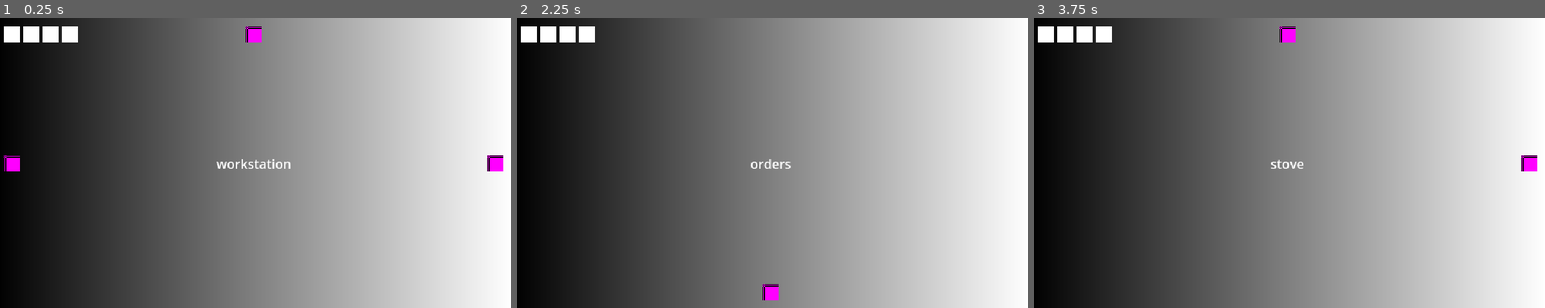
Above: before the commit, frames 1-3 (left to right).
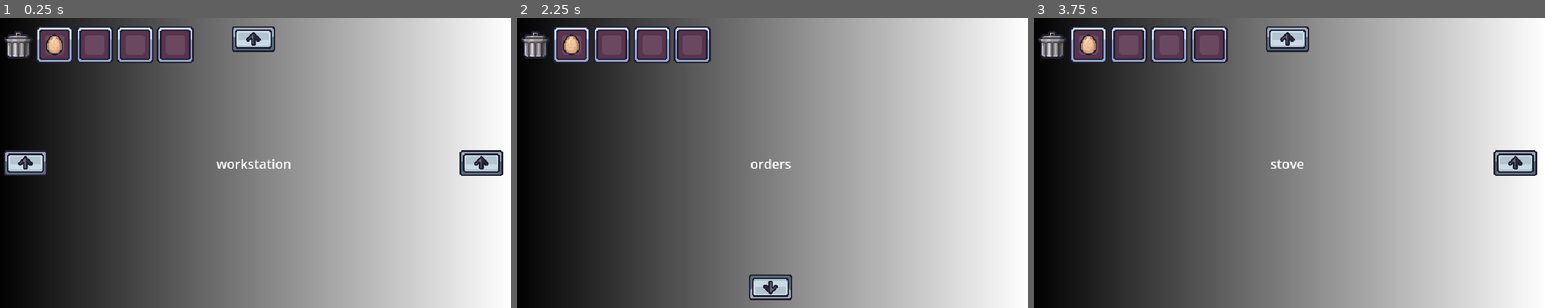
Above: after the commit, the same moments.

Repository: takanazwa5/BayoJajoJam
Game: Godot game, scene res://main.tscn
Same seed, same stepped clock (60 frames per second), same inputs: the game is played once before the commit and once after it.
Inputs (mouse positions are in pixels of both pictures, inside the frame that each line leads up to; where the layout moved, square brackets give the same spot in the first picture):
- Up to frame 1 (0.25 s): no input
- Up to frame 2 (2.25 s): click (542, 163) [527, 163] at 0.5 s; click (997, 163) [1012, 163] at 1.25 s; click (772, 38) [772, 35] at 2 s
- Up to frame 3 (3.75 s): click (1289, 287) [1289, 290] at 2.75 s; click (1059, 163) [1044, 163] at 3.5 s

The runs differ from the first frame. In frame 1, 5.8% of the frame differs, in the area x 0-99%, y 2-55%; in frame 2, 4.3%; in frame 3, 5.0%.

Commit message:
drag and drop

Diff:
--- /dev/null
+++ b/inventory/inventory.gd
@@ -0,0 +1,7 @@
+class_name Inventory extends Control
+
+
+func _ready() -> void:
+
+	var first_slot: InventorySlot = $MarginContainer/HBoxContainer/InventorySlot
+	first_slot.item_data = load("res://items/item_data/jajo.tres")
--- a/inventory/inventory.tscn
+++ b/inventory/inventory.tscn
@@ -1,8 +1,14 @@
-[gd_scene format=3 uid="uid://bshxnhl2qsinq"]
+[gd_scene load_steps=5 format=3 uid="uid://bshxnhl2qsinq"]
+
+[ext_resource type="Script" uid="uid://dqgip4ntxrcpb" path="res://inventory/inventory.gd" id="1_62wf1"]
+[ext_resource type="Texture2D" uid="uid://bqyj22huddo00" path="res://inventory/assets/trashcan-closed.png" id="2_lhcfm"]
+[ext_resource type="PackedScene" uid="uid://cjy44so0r353r" path="res://inventory/inventory_slot.tscn" id="2_qse2j"]
+[ext_resource type="Script" uid="uid://qik1qnpunlaj" path="res://inventory/trashcan.gd" id="3_wbsyq"]
 
 [node name="Inventory" type="Control"]
 layout_mode = 3
 anchors_preset = 0
+script = ExtResource("1_62wf1")
 
 [node name="MarginContainer" type="MarginContainer" parent="."]
 layout_mode = 1
@@ -14,18 +20,21 @@
 [node name="HBoxContainer" type="HBoxContainer" parent="MarginContainer"]
 layout_mode = 2
 
-[node name="ColorRect" type="ColorRect" parent="MarginContainer/HBoxContainer"]
-custom_minimum_size = Vector2(20, 20)
+[node name="Trashcan" type="TextureRect" parent="MarginContainer/HBoxContainer"]
+layout_mode = 2
+mouse_filter = 0
+texture = ExtResource("2_lhcfm")
+stretch_mode = 3
+script = ExtResource("3_wbsyq")
+
+[node name="InventorySlot" parent="MarginContainer/HBoxContainer" instance=ExtResource("2_qse2j")]
 layout_mode = 2
 
-[node name="ColorRect2" type="ColorRect" parent="MarginContainer/HBoxContainer"]
-custom_minimum_size = Vector2(20, 20)
+[node name="InventorySlot2" parent="MarginContainer/HBoxContainer" instance=ExtResource("2_qse2j")]
 layout_mode = 2
 
-[node name="ColorRect3" type="ColorRect" parent="MarginContainer/HBoxContainer"]
-custom_minimum_size = Vector2(20, 20)
+[node name="InventorySlot3" parent="MarginContainer/HBoxContainer" instance=ExtResource("2_qse2j")]
 layout_mode = 2
 
-[node name="ColorRect4" type="ColorRect" parent="MarginContainer/HBoxContainer"]
-custom_minimum_size = Vector2(20, 20)
+[node name="InventorySlot4" parent="MarginContainer/HBoxContainer" instance=ExtResource("2_qse2j")]
 layout_mode = 2
--- /dev/null
+++ b/inventory/inventory_slot.gd
@@ -0,0 +1,58 @@
+class_name InventorySlot extends TextureRect
+
+
+var item_data : ItemData:
+
+	set(value):
+
+		item_data = value
+		texture_rect.texture = item_data.icon if item_data is ItemData else null
+
+
+@onready var texture_rect: TextureRect = %TextureRect
+
+
+func _can_drop_data(_at_position: Vector2, data: Variant) -> bool:
+
+	return data is ItemData and is_empty()
+
+
+func _drop_data(_at_position: Vector2, data: Variant) -> void:
+
+	assert(data is ItemData)
+	item_data = data
+
+
+func _get_drag_data(_at_position: Vector2) -> Variant:
+
+	if is_empty(): return
+	Input.mouse_mode = Input.MOUSE_MODE_HIDDEN
+	var preview_texture: TextureRect = TextureRect.new()
+	preview_texture.texture = texture_rect.texture
+	preview_texture.expand_mode = TextureRect.EXPAND_IGNORE_SIZE
+	preview_texture.size = texture_rect.texture.get_size()
+	preview_texture.position = preview_texture.size * -0.5
+	var preview: Control = Control.new()
+	preview.add_child(preview_texture)
+	set_drag_preview(preview)
+	texture_rect.texture = null
+	return item_data
+
+
+func _notification(what: int) -> void:
+
+	if what == NOTIFICATION_DRAG_END:
+
+		Input.mouse_mode = Input.MOUSE_MODE_VISIBLE
+		if not is_drag_successful() and not is_empty():
+
+			texture_rect.texture = item_data.icon
+
+		elif not texture_rect.texture is Texture2D:
+
+			item_data = null
+
+
+func is_empty() -> bool:
+
+	return not item_data is ItemData
--- /dev/null
+++ b/inventory/inventory_slot.tscn
@@ -0,0 +1,33 @@
+[gd_scene load_steps=3 format=3 uid="uid://cjy44so0r353r"]
+
+[ext_resource type="Texture2D" uid="uid://36vgereojh2u" path="res://inventory/assets/EQ-slot.png" id="1_nsnbm"]
+[ext_resource type="Script" uid="uid://btpd4aisrdi83" path="res://inventory/inventory_slot.gd" id="1_refl1"]
+
+[node name="InventorySlot" type="TextureRect"]
+custom_minimum_size = Vector2(20, 20)
+offset_right = 20.0
+offset_bottom = 20.0
+mouse_filter = 0
+texture = ExtResource("1_nsnbm")
+stretch_mode = 3
+script = ExtResource("1_refl1")
+
+[node name="MarginContainer" type="MarginContainer" parent="."]
+layout_mode = 1
+anchors_preset = 15
+anchor_right = 1.0
+anchor_bottom = 1.0
+grow_horizontal = 2
+grow_vertical = 2
+mouse_filter = 2
+theme_override_constants/margin_left = 10
+theme_override_constants/margin_top = 10
+theme_override_constants/margin_right = 10
+theme_override_constants/margin_bottom = 10
+
+[node name="TextureRect" type="TextureRect" parent="MarginContainer"]
+unique_name_in_owner = true
+layout_mode = 2
+mouse_filter = 2
+expand_mode = 1
+stretch_mode = 5
--- /dev/null
+++ b/inventory/trashcan.gd
@@ -0,0 +1,49 @@
+class_name Trashcan extends TextureRect
+
+
+const TRASHCAN_CLOSED: Texture2D = preload("uid://bqyj22huddo00")
+const TRASHCAN_OPENED: Texture2D = preload("uid://bmpmmremy1obd")
+
+
+var is_dragging: bool = false
+
+
+func _ready() -> void:
+
+	mouse_entered.connect(_on_mouse_entered)
+	mouse_exited.connect(_on_mouse_exited)
+
+
+func _can_drop_data(_at_position: Vector2, data: Variant) -> bool:
+
+	return data is ItemData
+
+
+func _drop_data(_at_position: Vector2, _data: Variant) -> void:
+
+	texture = TRASHCAN_CLOSED
+
+
+func _notification(what: int) -> void:
+
+	match what:
+
+		NOTIFICATION_DRAG_BEGIN:
+
+			is_dragging = true
+
+		NOTIFICATION_DRAG_END:
+
+			is_dragging = false
+
+
+func _on_mouse_entered() -> void:
+
+	if is_dragging:
+
+		texture = TRASHCAN_OPENED
+
+
+func _on_mouse_exited() -> void:
+
+	texture = TRASHCAN_CLOSED
--- /dev/null
+++ b/items/item_data.gd
@@ -0,0 +1,4 @@
+class_name ItemData extends Resource
+
+
+@export var icon: Texture2D
--- /dev/null
+++ b/items/item_data/brokul.tres
@@ -0,0 +1,9 @@
+[gd_resource type="Resource" script_class="ItemData" load_steps=3 format=3 uid="uid://doif7hiq7adfr"]
+
+[ext_resource type="Texture2D" uid="uid://ccmng7ks3ih1o" path="res://items/assets/brokulEQ.png" id="1_rcmjq"]
+[ext_resource type="Script" uid="uid://crueomtp7trxi" path="res://items/item_data.gd" id="1_svhin"]
+
+[resource]
+script = ExtResource("1_svhin")
+icon = ExtResource("1_rcmjq")
+metadata/_custom_type_script = "uid://crueomtp7trxi"
--- /dev/null
+++ b/items/item_data/cukier.tres
@@ -0,0 +1,9 @@
+[gd_resource type="Resource" script_class="ItemData" load_steps=3 format=3 uid="uid://d30s64k5cg7pm"]
+
+[ext_resource type="Texture2D" uid="uid://bqqfktmdkl012" path="res://items/assets/cukierEQ.png" id="1_m6sbq"]
+[ext_resource type="Script" uid="uid://crueomtp7trxi" path="res://items/item_data.gd" id="2_ijpai"]
+
+[resource]
+script = ExtResource("2_ijpai")
+icon = ExtResource("1_m6sbq")
+metadata/_custom_type_script = "uid://crueomtp7trxi"
--- /dev/null
+++ b/items/item_data/jajo.tres
@@ -0,0 +1,9 @@
+[gd_resource type="Resource" script_class="ItemData" load_steps=3 format=3 uid="uid://b346kb7qxfq60"]
+
+[ext_resource type="Texture2D" uid="uid://i42uag2j3vel" path="res://items/assets/jajoEQ.png" id="1_aqglr"]
+[ext_resource type="Script" uid="uid://crueomtp7trxi" path="res://items/item_data.gd" id="1_gl4px"]
+
+[resource]
+script = ExtResource("1_gl4px")
+icon = ExtResource("1_aqglr")
+metadata/_custom_type_script = "uid://crueomtp7trxi"
--- /dev/null
+++ b/items/item_data/pomidor.tres
@@ -0,0 +1,9 @@
+[gd_resource type="Resource" script_class="ItemData" load_steps=3 format=3 uid="uid://cgdmuopjig6nt"]
+
+[ext_resource type="Texture2D" uid="uid://dofxptmgg4dnu" path="res://items/assets/pomidorEQ.png" id="1_j0c6l"]
+[ext_resource type="Script" uid="uid://crueomtp7trxi" path="res://items/item_data.gd" id="2_4i76p"]
+
+[resource]
+script = ExtResource("2_4i76p")
+icon = ExtResource("1_j0c6l")
+metadata/_custom_type_script = "uid://crueomtp7trxi"
--- /dev/null
+++ b/items/item_supply.gd
@@ -0,0 +1,18 @@
+class_name ItemSupply extends TextureRect
+
+
+@export var item_data: ItemData
+
+
+func _get_drag_data(_at_position: Vector2) -> Variant:
+
+	Input.mouse_mode = Input.MOUSE_MODE_HIDDEN
+	var preview_texture: TextureRect = TextureRect.new()
+	preview_texture.texture = item_data.icon
+	preview_texture.expand_mode = TextureRect.EXPAND_IGNORE_SIZE
+	preview_texture.size = preview_texture.texture.get_size()
+	preview_texture.position = preview_texture.size * -0.5
+	var preview: Control = Control.new()
+	preview.add_child(preview_texture)
+	set_drag_preview(preview)
+	return item_data.duplicate()
--- a/view_switcher/view_switcher.tscn
+++ b/view_switcher/view_switcher.tscn
@@ -1,9 +1,7 @@
 [gd_scene load_steps=3 format=3 uid="uid://cbvv7fth7ullu"]
 
 [ext_resource type="Script" uid="uid://c73yra6x1xfvm" path="res://view_switcher/view_switcher.gd" id="1_ny4xg"]
-
-[sub_resource type="PlaceholderTexture2D" id="PlaceholderTexture2D_lquwl"]
-size = Vector2(20, 20)
+[ext_resource type="Texture2D" uid="uid://dv8iwr4v33ark" path="res://inventory/assets/strzalka-button.png" id="2_tmro5"]
 
 [node name="ViewSwitcher" type="Control"]
 layout_mode = 3
@@ -12,6 +10,7 @@
 anchor_bottom = 1.0
 grow_horizontal = 2
 grow_vertical = 2
+mouse_filter = 2
 script = ExtResource("1_ny4xg")
 
 [node name="MarginContainer" type="MarginContainer" parent="."]
@@ -29,7 +28,7 @@
 unique_name_in_owner = true
 layout_mode = 2
 action_mode = 0
-texture_normal = SubResource("PlaceholderTexture2D_lquwl")
+texture_normal = ExtResource("2_tmro5")
 
 [node name="MarginContainer2" type="MarginContainer" parent="."]
 layout_mode = 1
@@ -49,7 +48,7 @@
 unique_name_in_owner = true
 layout_mode = 2
 action_mode = 0
-texture_normal = SubResource("PlaceholderTexture2D_lquwl")
+texture_normal = ExtResource("2_tmro5")
 
 [node name="MarginContainer3" type="MarginContainer" parent="."]
 layout_mode = 1
@@ -66,7 +65,7 @@
 unique_name_in_owner = true
 layout_mode = 2
 action_mode = 0
-texture_normal = SubResource("PlaceholderTexture2D_lquwl")
+texture_normal = ExtResource("2_tmro5")
 
 [node name="MarginContainer4" type="MarginContainer" parent="."]
 layout_mode = 1
@@ -87,4 +86,6 @@
 visible = false
 layout_mode = 2
 action_mode = 0
-texture_normal = SubResource("PlaceholderTexture2D_lquwl")
+texture_normal = ExtResource("2_tmro5")
+flip_h = true
+flip_v = true
--- a/views/fridge/fridge.tscn
+++ b/views/fridge/fridge.tscn
@@ -1,4 +1,14 @@
-[gd_scene load_steps=3 format=3 uid="uid://bjgc8hno8kvux"]
+[gd_scene load_steps=12 format=3 uid="uid://bjgc8hno8kvux"]
+
+[ext_resource type="Texture2D" uid="uid://cx4afth26gwx2" path="res://views/fridge/assets/brokul.png" id="1_5fe2l"]
+[ext_resource type="Texture2D" uid="uid://bc7nonddc01rq" path="res://views/fridge/assets/cukier.png" id="2_4esre"]
+[ext_resource type="Script" uid="uid://bp6fx3ssxnaru" path="res://items/item_supply.gd" id="2_p3eeh"]
+[ext_resource type="Resource" uid="uid://doif7hiq7adfr" path="res://items/item_data/brokul.tres" id="3_fa4kh"]
+[ext_resource type="Texture2D" uid="uid://cgjyecjbw3xgs" path="res://views/fridge/assets/jajo.png" id="3_p3eeh"]
+[ext_resource type="Texture2D" uid="uid://cr8l5bnwvu4eg" path="res://views/fridge/assets/pomidor.png" id="4_5iivk"]
+[ext_resource type="Resource" uid="uid://d30s64k5cg7pm" path="res://items/item_data/cukier.tres" id="5_ah73h"]
+[ext_resource type="Resource" uid="uid://b346kb7qxfq60" path="res://items/item_data/jajo.tres" id="7_h0w0x"]
+[ext_resource type="Resource" uid="uid://cgdmuopjig6nt" path="res://items/item_data/pomidor.tres" id="9_ah73h"]
 
 [sub_resource type="Gradient" id="Gradient_w60s7"]
 
@@ -38,3 +48,43 @@
 grow_horizontal = 2
 grow_vertical = 2
 text = "fridge"
+
+[node name="Brokul" type="TextureRect" parent="."]
+layout_mode = 0
+offset_left = 413.0
+offset_top = 229.0
+offset_right = 545.0
+offset_bottom = 327.0
+texture = ExtResource("1_5fe2l")
+script = ExtResource("2_p3eeh")
+item_data = ExtResource("3_fa4kh")
+
+[node name="Cukier" type="TextureRect" parent="."]
+layout_mode = 0
+offset_left = 297.0
+offset_top = 253.0
+offset_right = 389.0
+offset_bottom = 338.0
+texture = ExtResource("2_4esre")
+script = ExtResource("2_p3eeh")
+item_data = ExtResource("5_ah73h")
+
+[node name="Jajo" type="TextureRect" parent="."]
+layout_mode = 0
+offset_left = 487.0
+offset_top = 168.0
+offset_right = 526.0
+offset_bottom = 224.0
+texture = ExtResource("3_p3eeh")
+script = ExtResource("2_p3eeh")
+item_data = ExtResource("7_h0w0x")
+
+[node name="Pomidor" type="TextureRect" parent="."]
+layout_mode = 0
+offset_left = 460.0
+offset_top = 62.0
+offset_right = 529.0
+offset_bottom = 143.0
+texture = ExtResource("4_5iivk")
+script = ExtResource("2_p3eeh")
+item_data = ExtResource("9_ah73h")
Binary file added: inventory/assets/EQ-slot.png
Not shown, added: inventory/assets/EQ-slot.png.import
Binary file added: inventory/assets/ksiazka-kucharska-button.png
Not shown, added: inventory/assets/ksiazka-kucharska-button.png.import
Binary file added: inventory/assets/strzalka-button.png
Not shown, added: inventory/assets/strzalka-button.png.import
Binary file added: inventory/assets/trashcan-closed.png
Not shown, added: inventory/assets/trashcan-closed.png.import
Binary file added: inventory/assets/trashcan-opened.png
Not shown, added: inventory/assets/trashcan-opened.png.import
Binary file added: inventory/assets/universal-button.png
Not shown, added: inventory/assets/universal-button.png.import
(and 21 more such lines)
